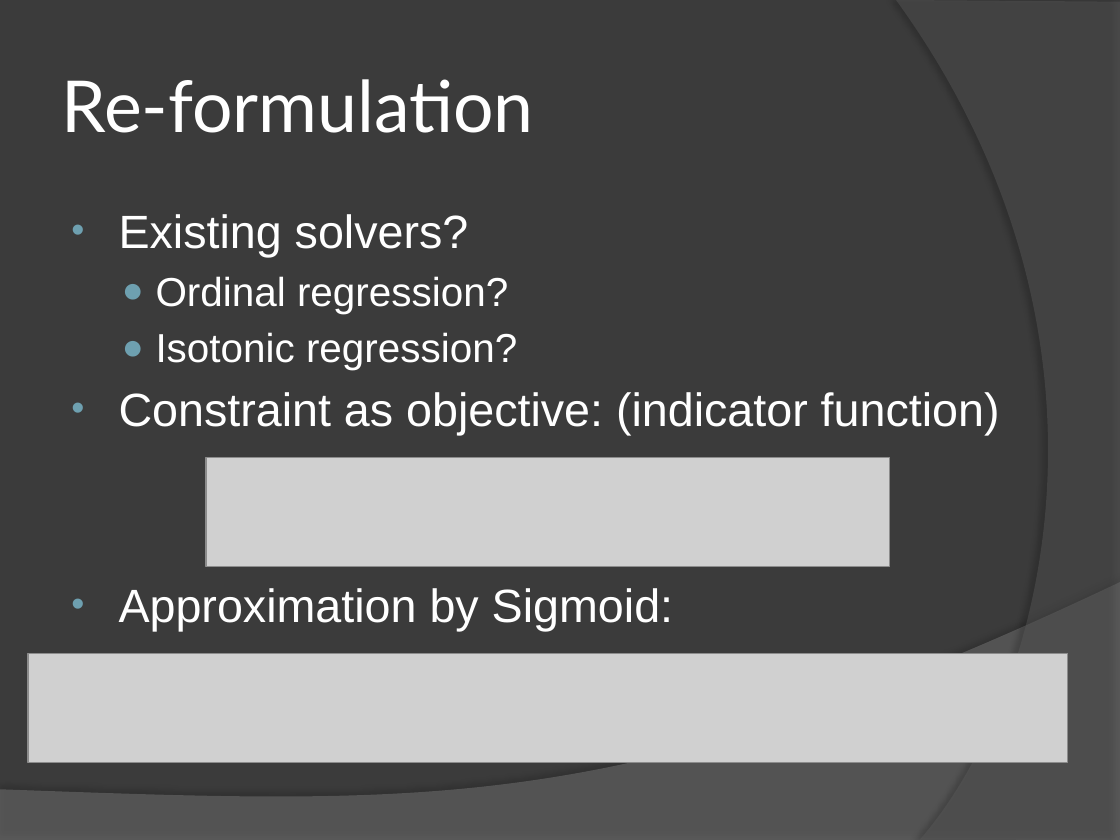
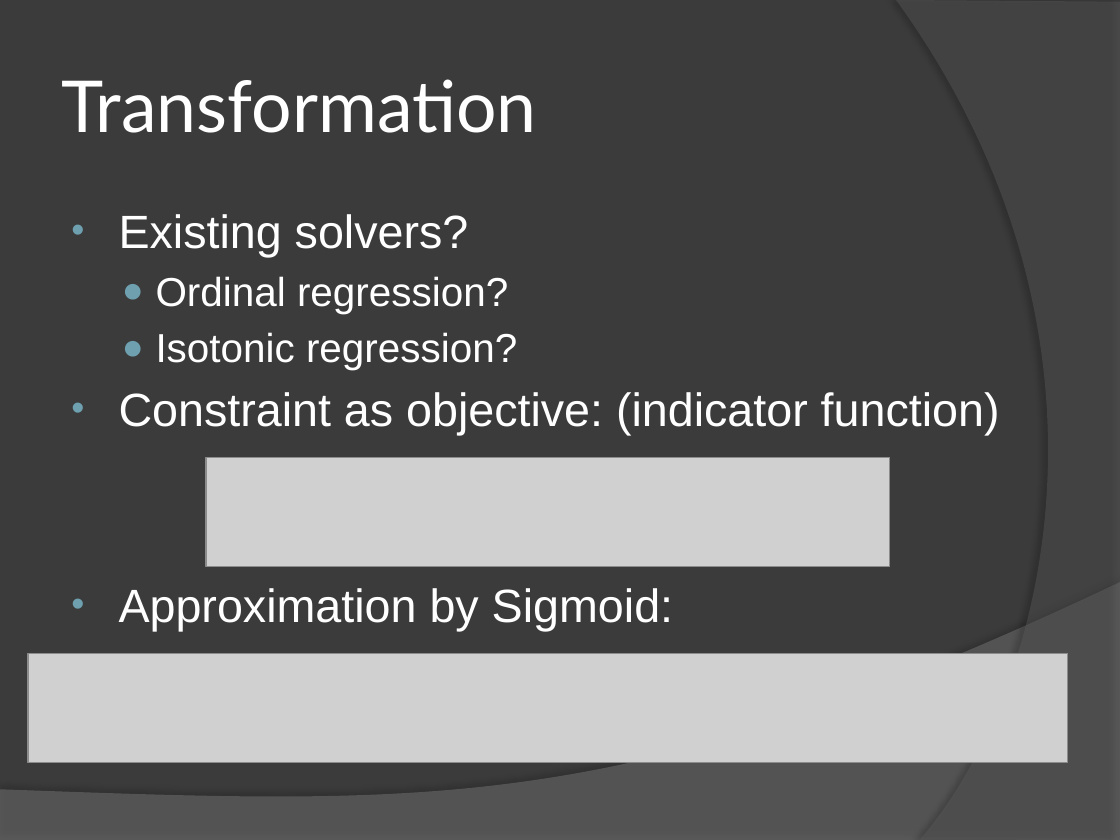
Before and after one commit to hupili/sns-router, a slide deck: slide 13 of report/presentation.pptx. Drawn at 1120x840 pixels with LibreOffice and Linux fonts; fonts in the diff are those of the drawing; grey boxes stand for pictures. Boxes give left, top, right and bottom in pixels: in the first picture for what was removed or moved away, otherwise in the second. Text is boxed around its words. In the diff, an @@ line names an element or a change of style, - is before the commit and + after.

```diff
--- a/report/presentation.pptx
+++ b/report/presentation.pptx
@@ title at (x1=62, y1=79, x2=537, y2=133): text changed @@
-Re-formulation
+Transformation
```
Also in this commit, not shown: 10 other slides changed, 1 slide added, 1 other file.
